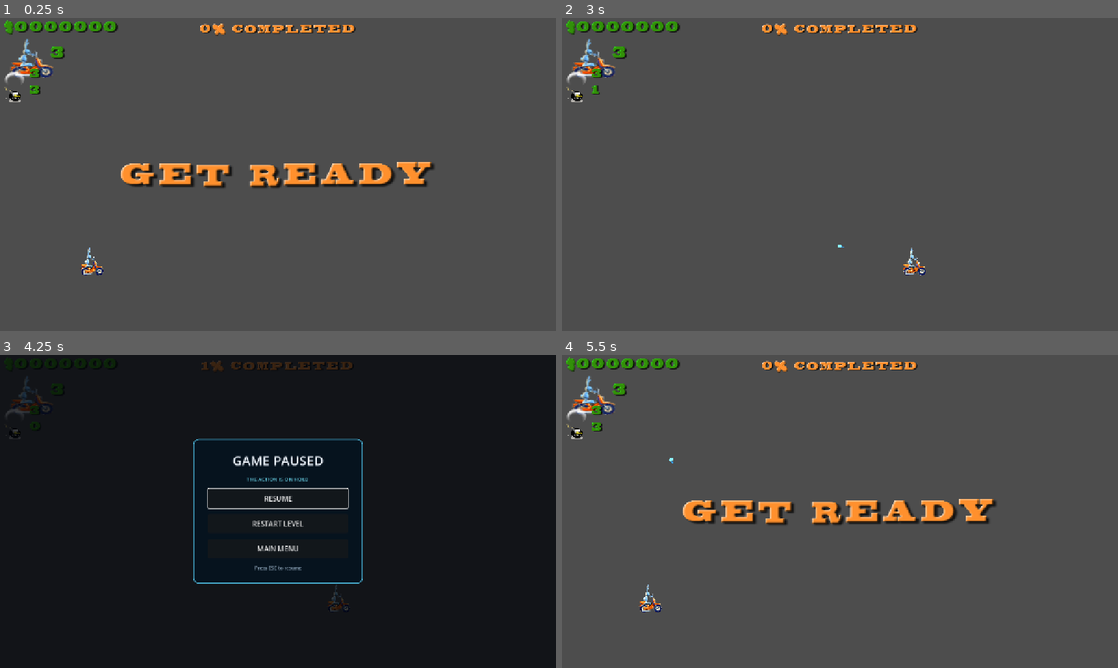
Above: before the commit, frames 1-4 (two rows, left to right).
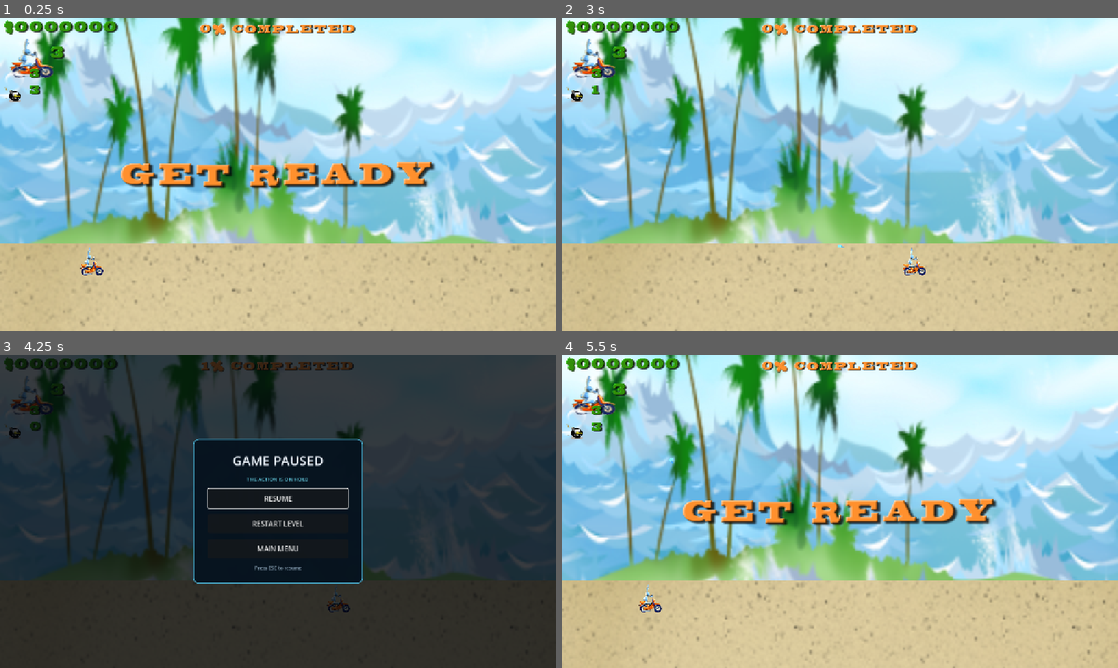
Above: after the commit, the same moments.

Repository: Iulian-hub/RUNAWAY-RABBIT-DECOMP
Game: Godot game, scene res://scenes/main.tscn
Same seed, same stepped clock (60 frames per second), same inputs: the game is played once before the commit and once after it. This scene is started directly instead of the project's main scene.
Inputs (mouse positions are in pixels of both pictures, inside the frame that each line leads up to):
- Up to frame 1 (0.25 s): no input
- Up to frame 2 (3 s): tap Enter at 0.5 s; move the mouse to (962, 158) at 0.52 s; hold D (move_right) 0.53-1.28 s; right-click (962, 158) at 0.6 s; click (962, 158) at 0.67 s; move the mouse to (728, 190) at 1.27 s; hold A (move_left) 1.28-2.03 s; click (728, 190) at 1.35 s; move the mouse to (895, 105) at 2.02 s; hold D (move_right) from 2.03 s (still down); right-click (895, 105) at 2.1 s; move the mouse to (812, 237) at 2.77 s; click (812, 237) at 2.85 s
- Up to frame 3 (4.25 s): move the mouse to (444, 558) at 3.52 s; release D (move_right) at 3.53 s; hold A (move_left) from 3.53 s (still down); right-click (444, 558) at 3.6 s; tap Escape (pause) at 4.15 s
- Up to frame 4 (5.5 s): release A (move_left) at 4.25 s; click "RESTART LEVEL" at 4.25 s; move the mouse to (673, 464) at 5.02 s; hold A (move_left) from 5.03 s (still down); click (673, 464) at 5.1 s

The runs differ from the first frame. In frame 1, 96% of the frame differs, in the area x 0-100%, y 0-100%; in frame 2, 98%; in frame 3, 77%; in frame 4, 96%.
Error before the commit: Invalid access to property or key 'playing' on a base object of type 'null instance'. (res://scripts/main.gd:171)

Commit message:
Add original forest backdrop and gameplay music player

Diff:
--- a/runaway-rabbit-clona/scenes/main.tscn
+++ b/runaway-rabbit-clona/scenes/main.tscn
@@ -1,12 +1,15 @@
-[gd_scene load_steps=5 format=3]
+[gd_scene load_steps=7 format=3]
 
 [ext_resource type="Script" path="res://scripts/main.gd" id="1_main"]
 [ext_resource type="PackedScene" path="res://scenes/player.tscn" id="2_player"]
-[ext_resource type="PackedScene" path="res://ui/gameplay_hud.tscn" id="3_hud"]
-[ext_resource type="PackedScene" path="res://ui/gameplay_pause_menu.tscn" id="4_pause"]
+[ext_resource type="PackedScene" path="res://ui/gameplay_backdrop.tscn" id="3_backdrop"]
+[ext_resource type="PackedScene" path="res://ui/gameplay_hud.tscn" id="4_hud"]
+[ext_resource type="PackedScene" path="res://ui/gameplay_pause_menu.tscn" id="5_pause"]
 
 [node name="Main" type="Node2D"]
 script = ExtResource("1_main")
+
+[node name="GameplayBackdrop" parent="." instance=ExtResource("3_backdrop")]
 
 [node name="Player" parent="." instance=ExtResource("2_player")]
 
@@ -14,6 +17,9 @@
 
 [node name="Projectiles" type="Node2D" parent="."]
 
-[node name="GameplayHUD" parent="." instance=ExtResource("3_hud")]
+[node name="GameplayMusic" type="AudioStreamPlayer" parent="."]
+volume_db = -8.0
 
-[node name="GameplayPauseMenu" parent="." instance=ExtResource("4_pause")]
+[node name="GameplayHUD" parent="." instance=ExtResource("4_hud")]
+
+[node name="GameplayPauseMenu" parent="." instance=ExtResource("5_pause")]
